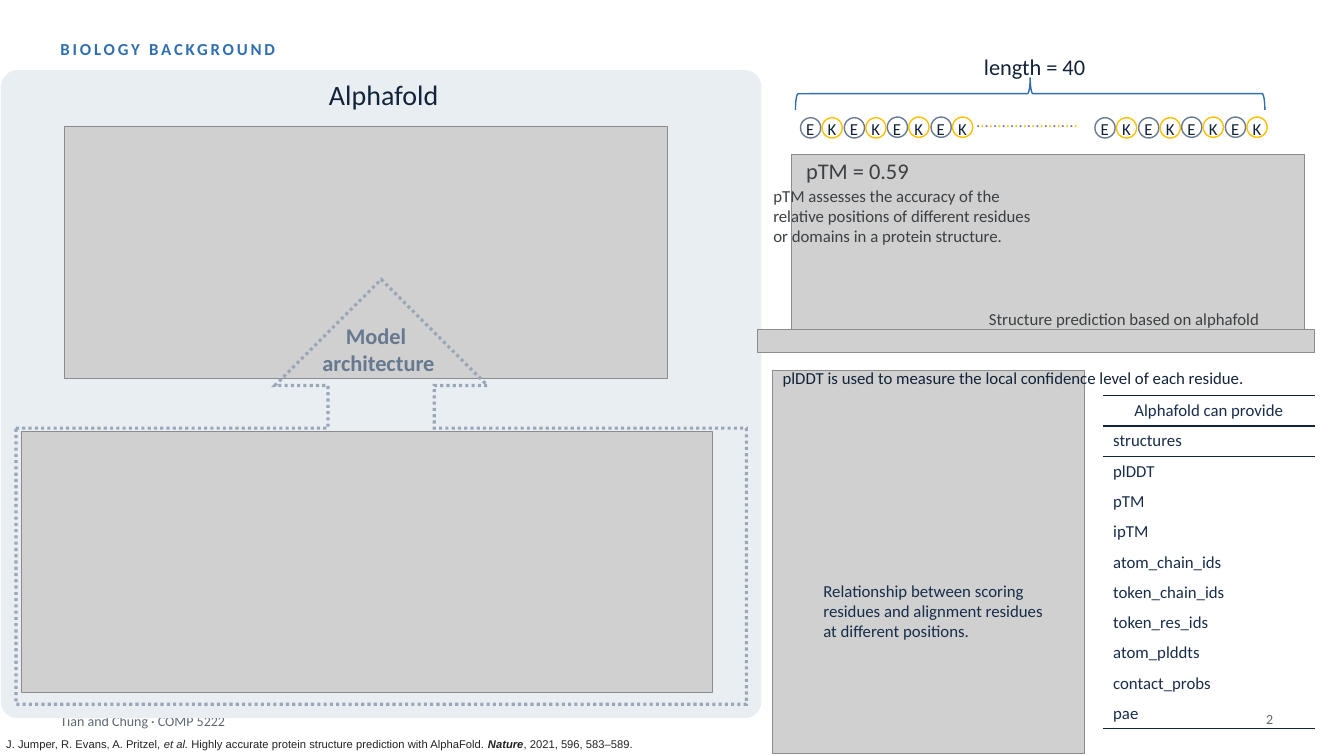
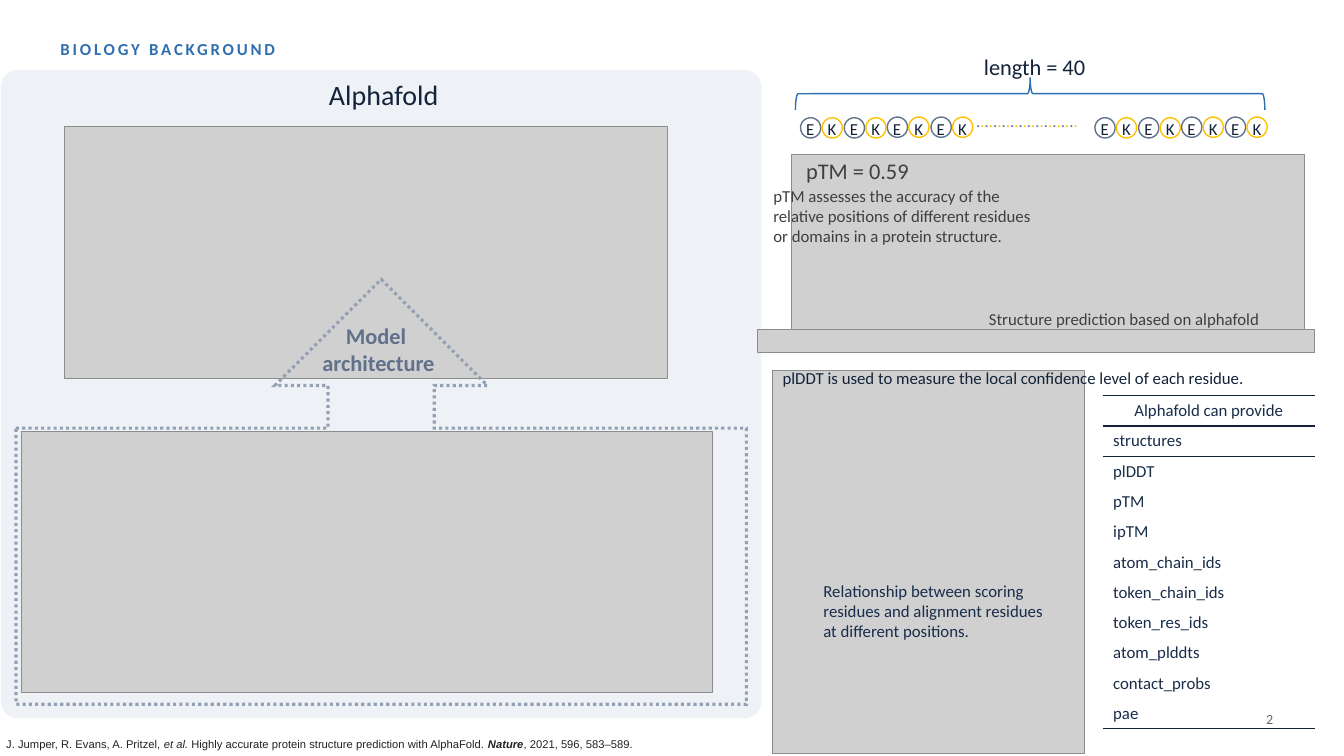
Before and after one commit to Andychung1229/claudev2, a slide deck: slide 2 of comp5222-presentation/ContactGAT_talk.pptx. Drawn at 1344x756 pixels with LibreOffice and Linux fonts; fonts in the diff are those of the drawing; grey boxes stand for pictures. Boxes give left, top, right and bottom in pixels: in the first picture for what was removed or moved away, otherwise in the second. Text is boxed around its words. In the diff, an @@ line names an element or a change of style, - is before the commit and + after.

```diff
--- a/comp5222-presentation/ContactGAT_talk.pptx
+++ b/comp5222-presentation/ContactGAT_talk.pptx
@@ rounded rectangle at [1,71,760,718]: fill #E9EEF3 to #EEF2F6; outline #E9EEF3 0.75 pt to #EEF2F6 0.75 pt @@
@@ text removed at [60,718,225,728] @@
-Tian and Chung · COMP 5222
```
Also in this commit, not shown: 13 other slides changed, 13 other files.
